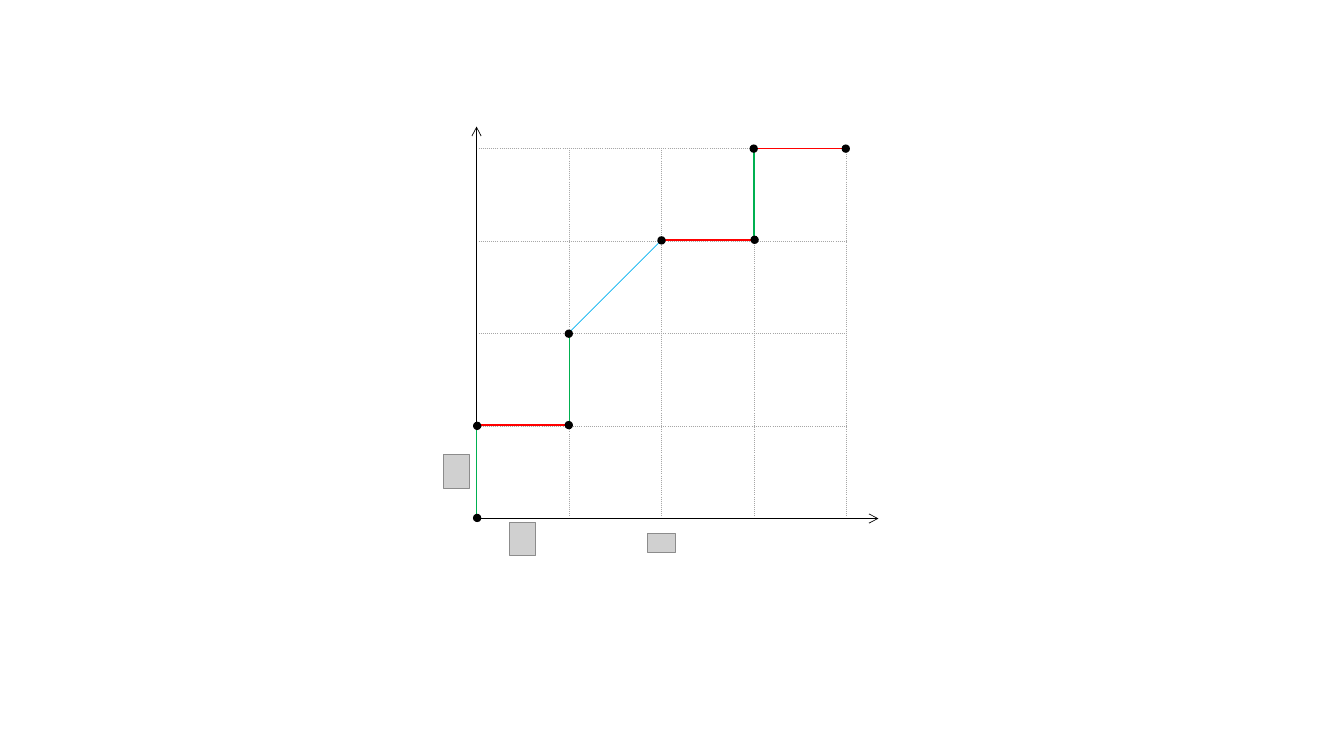
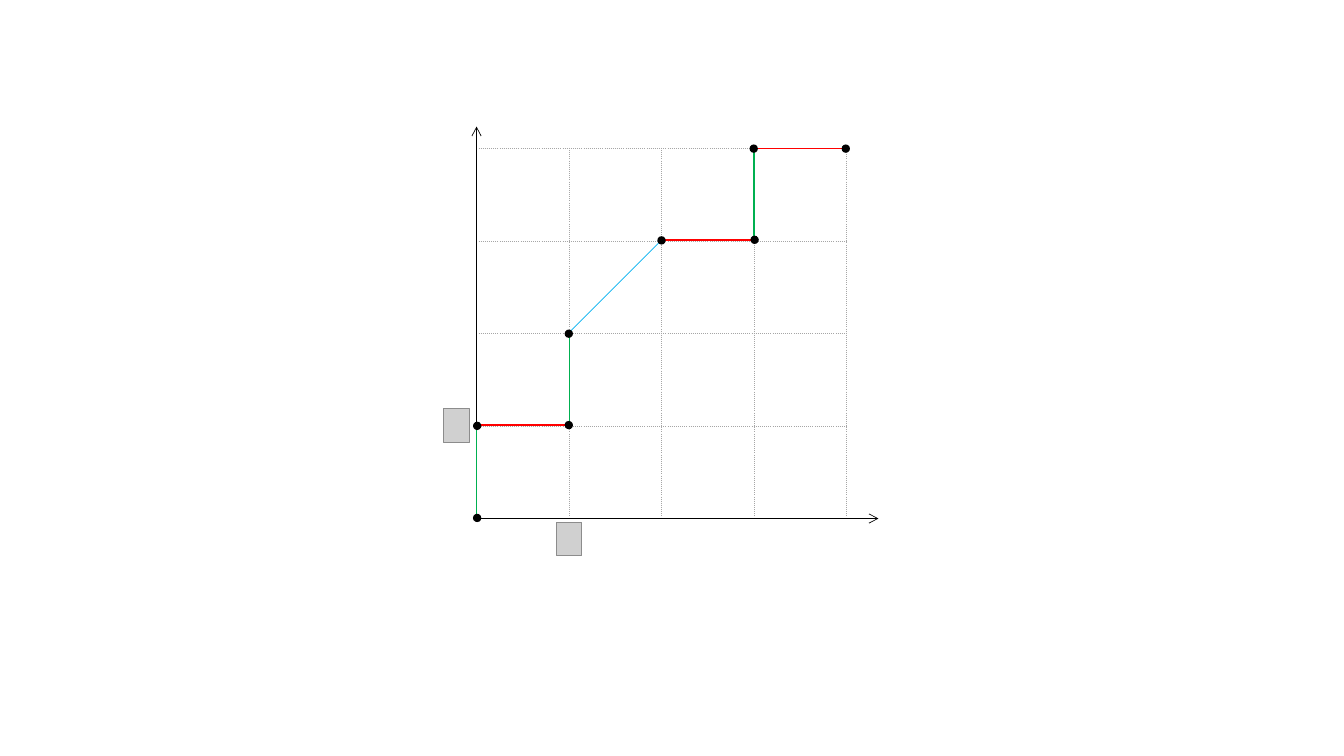
Before and after one commit to datawhalechina/pumpkin-book, a slide deck: slide 1 of docs/chapter2/resources/images/roc.pptx. Drawn at 1344x756 pixels with LibreOffice and Linux fonts; fonts in the diff are those of the drawing; grey boxes stand for pictures; background and template pictures are left out. Boxes give left, top, right and bottom in pixels: in the first picture for what was removed or moved away, otherwise in the second. Text is boxed around its words. In the diff, an @@ line names an element or a change of style, - is before the commit and + after.

```diff
--- a/docs/chapter2/resources/images/roc.pptx
+++ b/docs/chapter2/resources/images/roc.pptx
@@ picture: place and size @@
-picture at box(444, 455, 470, 489)
+picture at box(444, 409, 470, 444)
@@ picture: place and size @@
-picture at box(510, 522, 536, 557)
+picture at box(557, 522, 583, 557)
@@ picture removed at box(648, 533, 676, 553) @@
```
Also in this commit, not shown: 9 other files.
